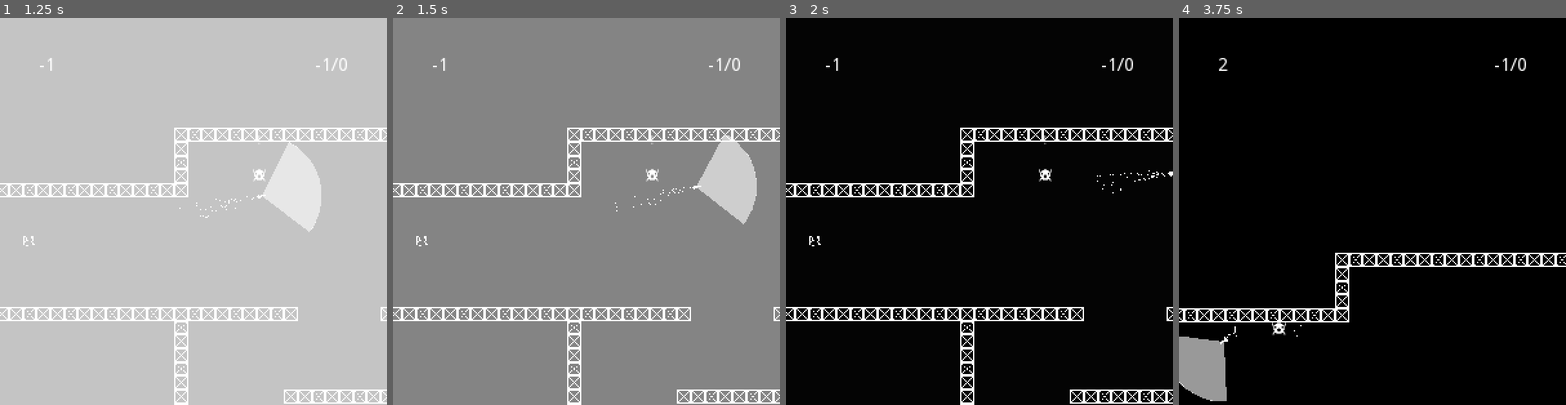
Above: before the commit, frames 1-4 (left to right).
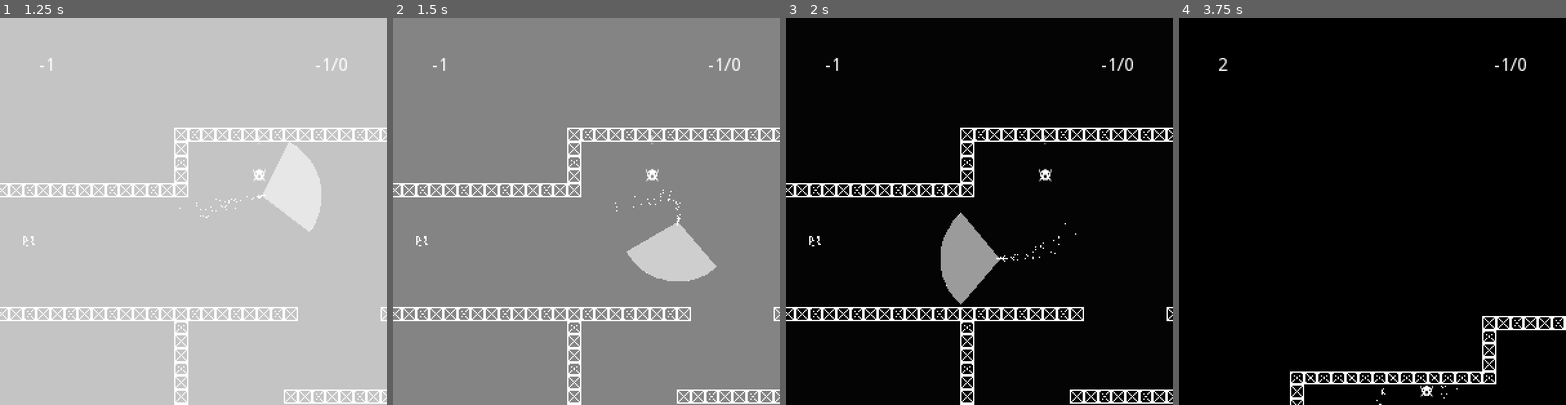
Above: after the commit, the same moments.

Repository: theowiik/PITCH-BLACK
Game: Godot game, scene res://scenes/Game.tscn
The game is run twice, just before and just after one commit, with the same random seed, the same clock (stepped at 60 frames per second) and the same inputs.
Inputs (mouse positions are in pixels of both pictures, inside the frame that each line leads up to):
- Up to frame 1 (1.25 s): move the mouse to (278, 192) at 0.52 s; hold D (right) from 0.53 s (still down); right-click (278, 192) at 0.6 s
- Up to frame 2 (1.5 s): move the mouse to (509, 230) at 1.27 s; release D (right) at 1.28 s; hold S (down) from 1.28 s (still down); click (509, 230) at 1.35 s
- Up to frame 3 (2 s): keep holding S (down)
- Up to frame 4 (3.75 s): move the mouse to (1411, 126) at 2.02 s; release S (down) at 2.03 s; hold D (right) 2.03-2.78 s; right-click (1411, 126) at 2.1 s; move the mouse to (1353, 288) at 2.77 s; hold W (up) 2.78-3.53 s; click (1353, 288) at 2.85 s; tap Enter at 3.5 s; move the mouse to (1488, 269) at 3.52 s; hold A (left) from 3.53 s (still down); right-click (1488, 269) at 3.6 s

Frame 1 is identical in both runs. In frame 2, 4.3% of the frame differs, in the area x 60-94%, y 30-68%; in frame 3, 2.2%; in frame 4, 5.4%, in the area x 0-100%, y 60-100%.

Commit message:
improve steering of rocket

Diff:
--- a/scripts/Rocket.gd
+++ b/scripts/Rocket.gd
@@ -4,11 +4,14 @@
 
 signal exploded
 
-var dir_vector: Vector2 = Vector2(0, 0)
+var dir_vector: Vector2 = Vector2.ZERO
 const speed: int = 200
 const rotation_speed: float = 0.07
 const smoke: PackedScene = preload("res://scenes/Smoke.tscn")
 onready var smoke_delay: Timer = $Timer
+
+func _ready():
+	dir_vector = dir_to_mouse()
 
 func _physics_process(delta: float) -> void:
 	move_loop(delta)
@@ -27,7 +30,10 @@
 
 func move_loop(delta: float) -> void:
 	var desired_dir: Vector2 = dir_to_mouse()
-	dir_vector = (dir_vector + desired_dir * rotation_speed).normalized()
+	var angle_to_mouse: float = dir_vector.angle_to(desired_dir)
+	dir_vector = dir_vector.rotated(angle_to_mouse * rotation_speed).normalized()
+	print(dir_vector)
+	#dir_vector = (dir_vector + desired_dir * rotation_speed).normalized()
 	global_position += dir_vector * speed * delta
 
 func rotation_loop() -> void:
